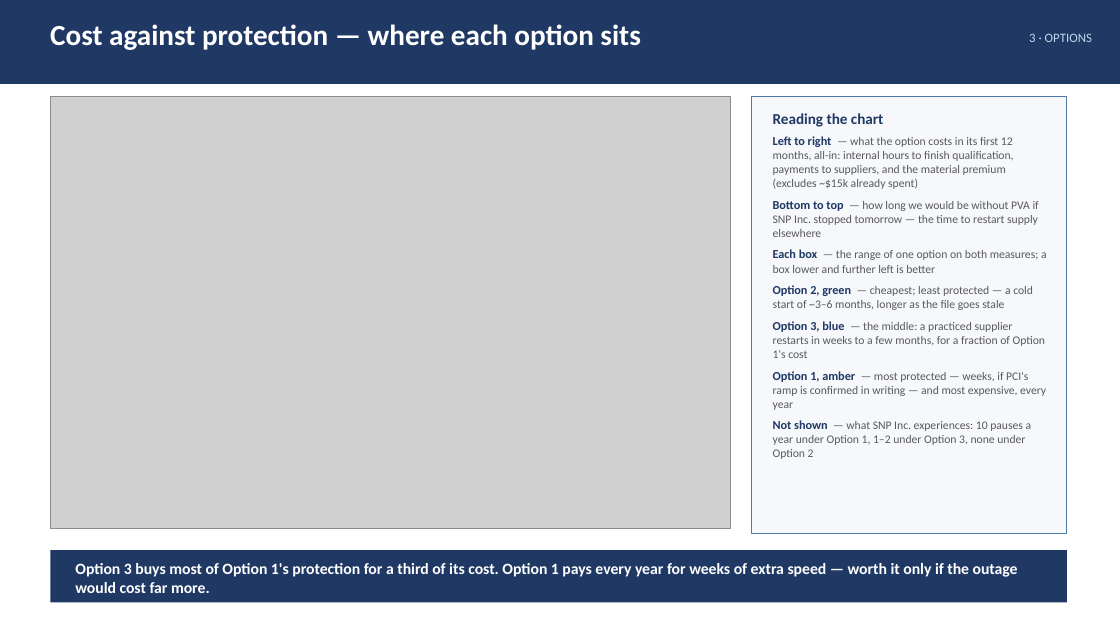
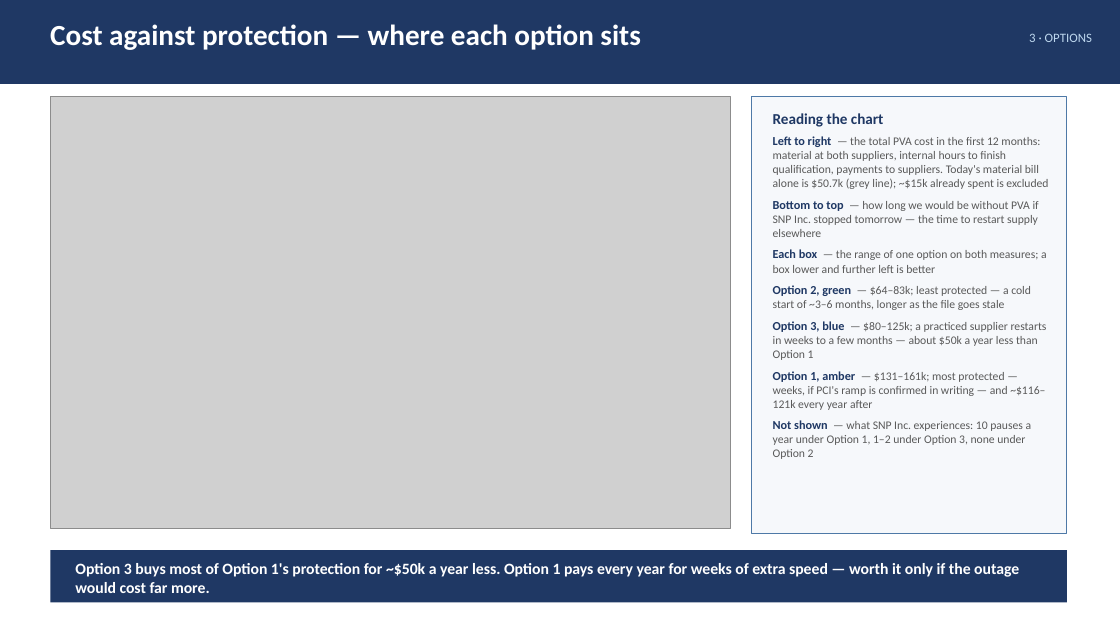
Before and after one commit to naviero1/Claude-Works, a slide deck: slide 6 of PVA second supplier initiative/PVA_Second_Supplier_Leadership_Deck.pptx. Drawn at 1120x630 pixels with LibreOffice and Linux fonts; fonts in the diff are those of the drawing; grey boxes stand for pictures. Boxes give left, top, right and bottom in pixels: in the first picture for what was removed or moved away, otherwise in the second. Text is boxed around its words. In the diff, an @@ line names an element or a change of style, - is before the commit and + after.

```diff
--- a/PVA second supplier initiative/PVA_Second_Supplier_Leadership_Deck.pptx
+++ b/PVA second supplier initiative/PVA_Second_Supplier_Leadership_Deck.pptx
@@ text at (773, 136, 1048, 189): text changed @@
-Left to right — what the option costs in its first 12 months, all-in: internal hours to finish qualification, payments to suppliers, and the material premium (excludes ~$15k already spent)
+Left to right — the total PVA cost in the first 12 months: material at both suppliers, internal hours to finish qualification, payments to suppliers. Today's material bill alone is $50.7k (grey line); ~$15k already spent is excluded
@@ text at (773, 285, 1047, 410): text changed @@
-Option 2, green — cheapest; least protected — a cold start of ~3–6 months, longer as the file goes stale
-Option 3, blue — the middle: a practiced supplier restarts in weeks to a few months, for a fraction of Option 1's cost
-Option 1, amber — most protected — weeks, if PCI's ramp is confirmed in writing — and most expensive, every year
+Option 2, green — $64–83k; least protected — a cold start of ~3–6 months, longer as the file goes stale
+Option 3, blue — $80–125k; a practiced supplier restarts in weeks to a few months — about $50k a year less than Option 1
+Option 1, amber — $131–161k; most protected — weeks, if PCI's ramp is confirmed in writing — and ~$116–121k every year after
@@ text at (75, 563, 1019, 593): text changed @@
-Option 3 buys most of Option 1's protection for a third of its cost. Option 1 pays every year for weeks of extra speed — worth it only if the outage would cost far more.
+Option 3 buys most of Option 1's protection for ~$50k a year less. Option 1 pays every year for weeks of extra speed — worth it only if the outage would cost far more.
```
Also in this commit, not shown: 1 other slide changed, 4 other files.
